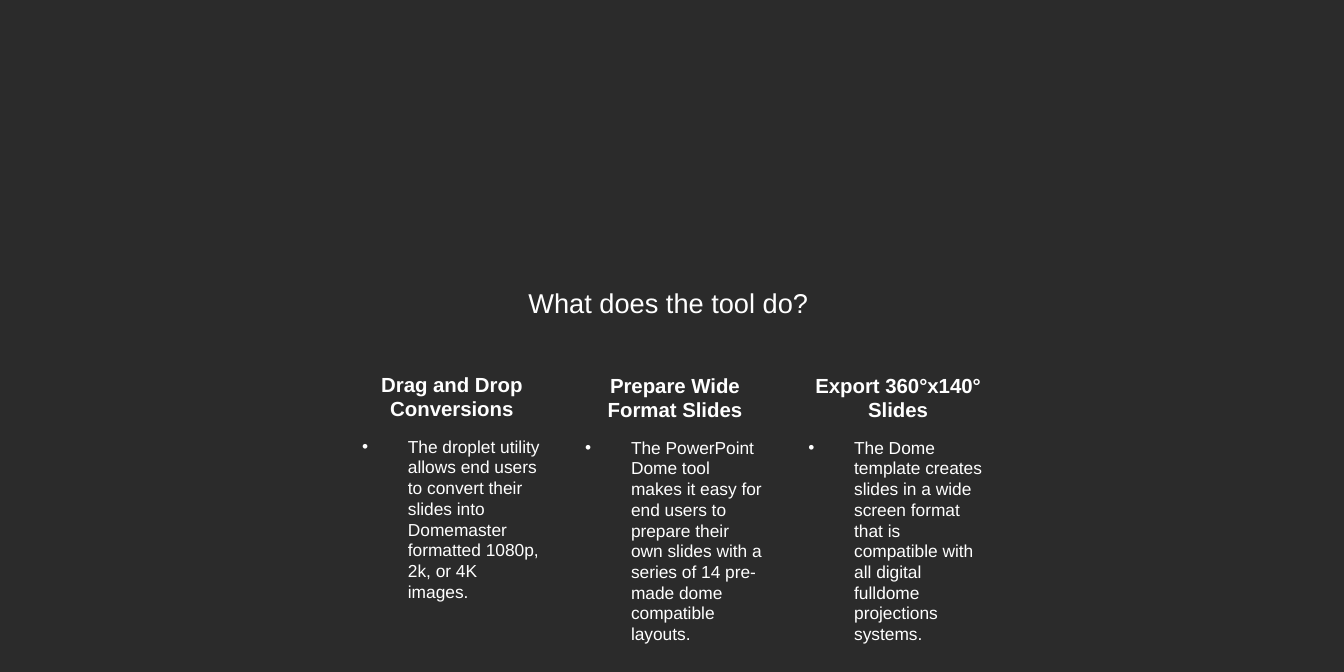
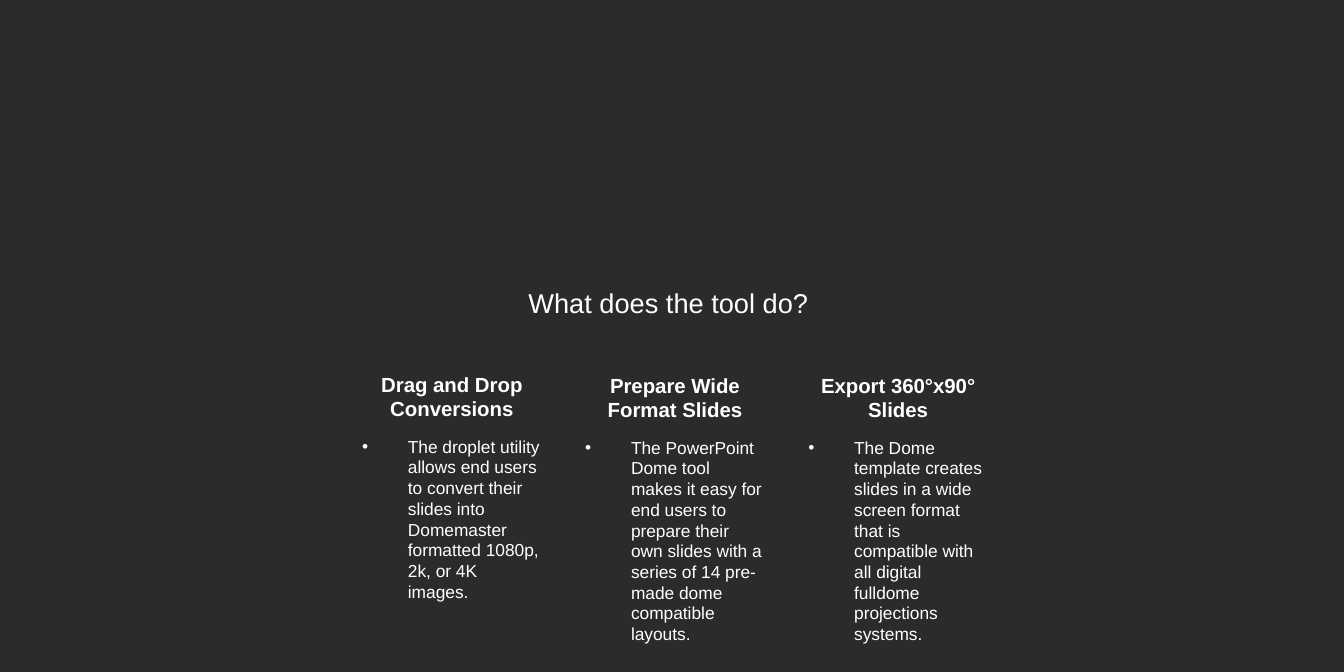
Before and after one commit to AndrewHazelden/PowerPoint_Dome_Template, a slide deck: slide 5 of PowerPoint Presentation/Dome Presentation.pptx. Drawn at 1344x672 pixels with LibreOffice and Linux fonts; fonts in the diff are those of the drawing; background and template pictures are left out; a plain dark background stands for a picture behind light text. Boxes give left, top, right and bottom in pixels: in the first picture for what was removed or moved away, otherwise in the second. Text is boxed around its words. In the diff, an @@ line names an element or a change of style, - is before the commit and + after.

```diff
--- a/PowerPoint Presentation/Dome Presentation.pptx
+++ b/PowerPoint Presentation/Dome Presentation.pptx
@@ text at box(821, 378, 975, 417): text changed @@
-Export 360°x140° Slides
+Export 360°x90° Slides
```
Also in this commit, not shown: 15 other files.
